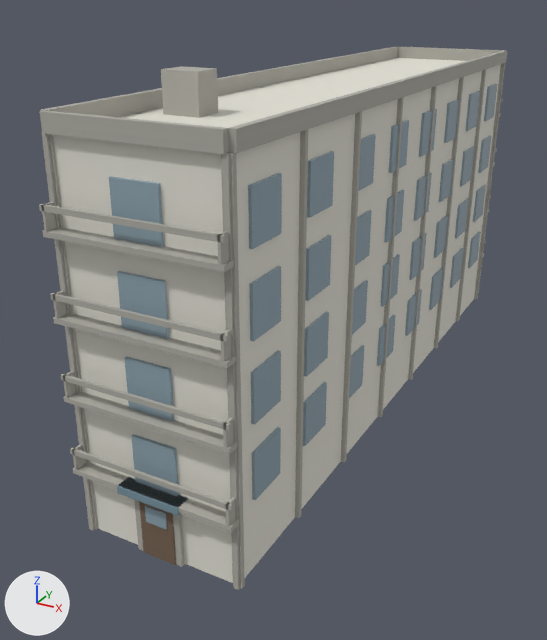
A saved change to the glTF model public/buildings/residential_1x4_b.glb.
Before and after are seen from a 50 mm camera at (17.4, -17.4, 19.1) aimed at (1.2, 12.1, 4.3). The axes (+X, +Y, +Z) are drawn at lower left. The lights are the same throughout. The older version comes first. Vertices at exactly the same position are counted once.

Objects in the first picture: 'residential_1x4_b_0'.
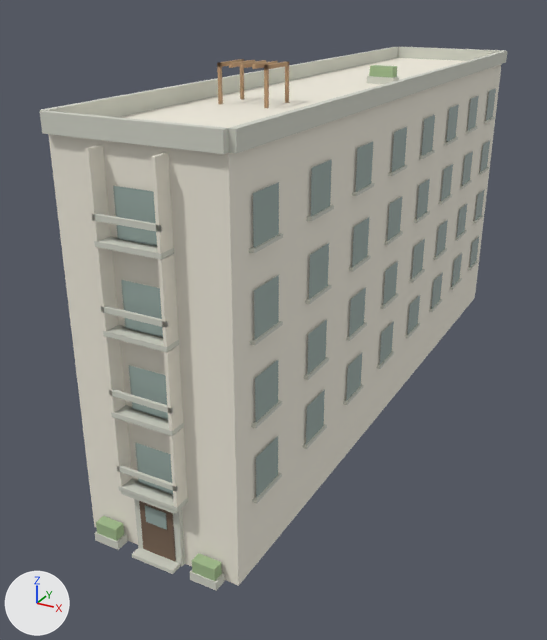
What differs and where, as boxes [x1, y1, x2, y2] in the pictures (547 x 640 px):
'residential_1x4_b_0', recoloured, reshaped
    before: [39, 47, 507, 590]
    after: [40, 47, 507, 591]
part 1 of me_residential_1x4_b_0, rebuilt (62% narrower, 57% shorter)
    before: [70, 447, 233, 511]
    after: [117, 465, 178, 492]
part 2 of me_residential_1x4_b_0, deleted
    before: [39, 63, 505, 590]
part 3 of me_residential_1x4_b_0, reshaped
    before: [61, 83, 497, 532]
    after: [85, 59, 496, 591]

Patch to the scene script:
```diff
--- a/public/buildings/residential_1x4_b.glb.py
+++ b/public/buildings/residential_1x4_b.glb.py
@@ mat_residential_1x4_b_trim @@
 mat_residential_1x4_b_trim = principled_material('residential_1x4_b_trim')
-mat_residential_1x4_b_trim.base_color = (0.429, 0.418, 0.374)  # grey #afada5
+mat_residential_1x4_b_trim.base_color = (0.65, 0.66, 0.58)  # light grey #d3d4c8
 mat_residential_1x4_b_trim.roughness = 0.85
@@ mat_residential_1x4_b_sign @@
+mat_residential_1x4_b_sign = principled_material('residential_1x4_b_sign')
+mat_residential_1x4_b_sign.base_color = (0.46, 0.29, 0.16)  # brown #b5936f
+mat_residential_1x4_b_sign.roughness = 0.85
@@ me_residential_1x4_b_0 @@
 # used by ob_residential_1x4_b_0; location = (0.0, 0.0, 0.0)
-me_residential_1x4_b_0.from_pydata(...)  # 1068 vertices, 1620 faces; spans x -0.2..6.8, y -0.6..31.1, z 0.0..16.5
+me_residential_1x4_b_0.from_pydata(...)  # 1156 vertices, 1500 faces; spans x -0.2..6.8, y -0.6..30.8, z 0.0..16.5
+# me_residential_1x4_b_0 part 1: the loose piece of 8 vertices spanning x -0.2..6.7, y -0.6..-0.5, z 3.7..3.8 is rebuilt with 8 vertices and now spans x 2.0..4.5, y -0.6..-0.5, z 3.7..3.8
+# me_residential_1x4_b_0 part 2: 91 loose pieces with 728 vertices, spanning x -0.2..6.7, y -0.6..31.1, z 0.0..16.5, are deleted
+# me_residential_1x4_b_0 part 3: 271 vertices removed from x -0.2..6.7, y -0.6..31.1, z 2.7..13.9; 1087 vertices added at x -0.2..6.7, y -0.6..30.7, z 0.0..16.5
 me_residential_1x4_b_0.materials.append(mat_residential_1x4_b_wall)
@@ me_residential_1x4_b_0 @@
 me_residential_1x4_b_0.materials.append(mat_residential_1x4_b_awning)
+me_residential_1x4_b_0.materials.append(mat_residential_1x4_b_sign)  # brown #b5936f
```
